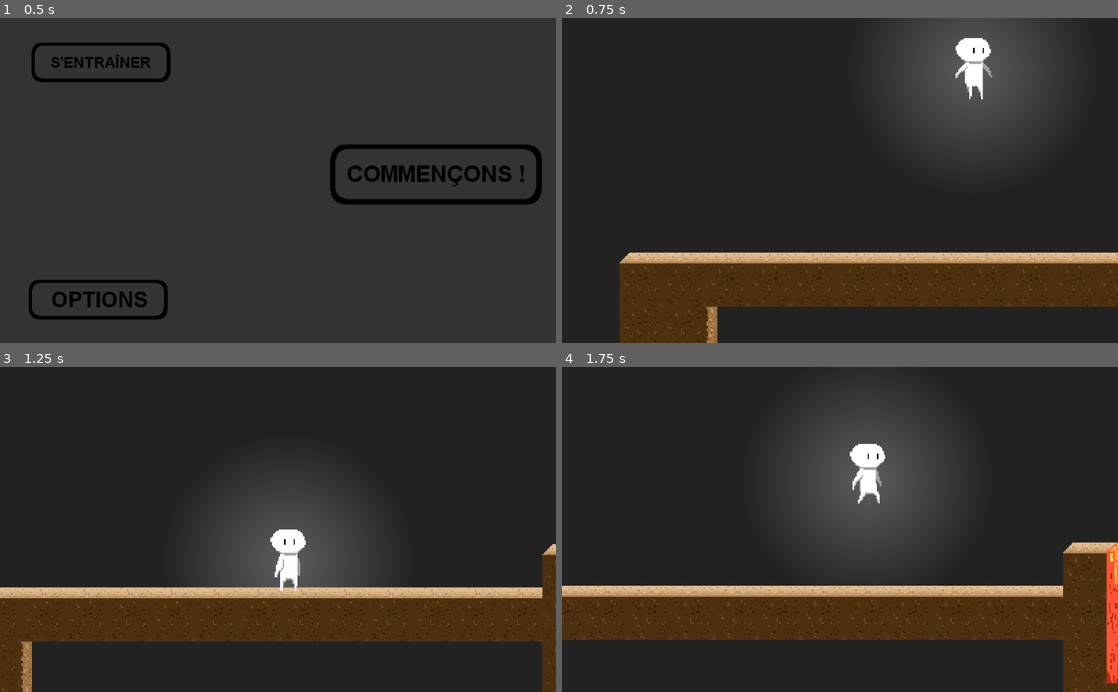
Above: before the commit, frames 1-4 (two rows, left to right).
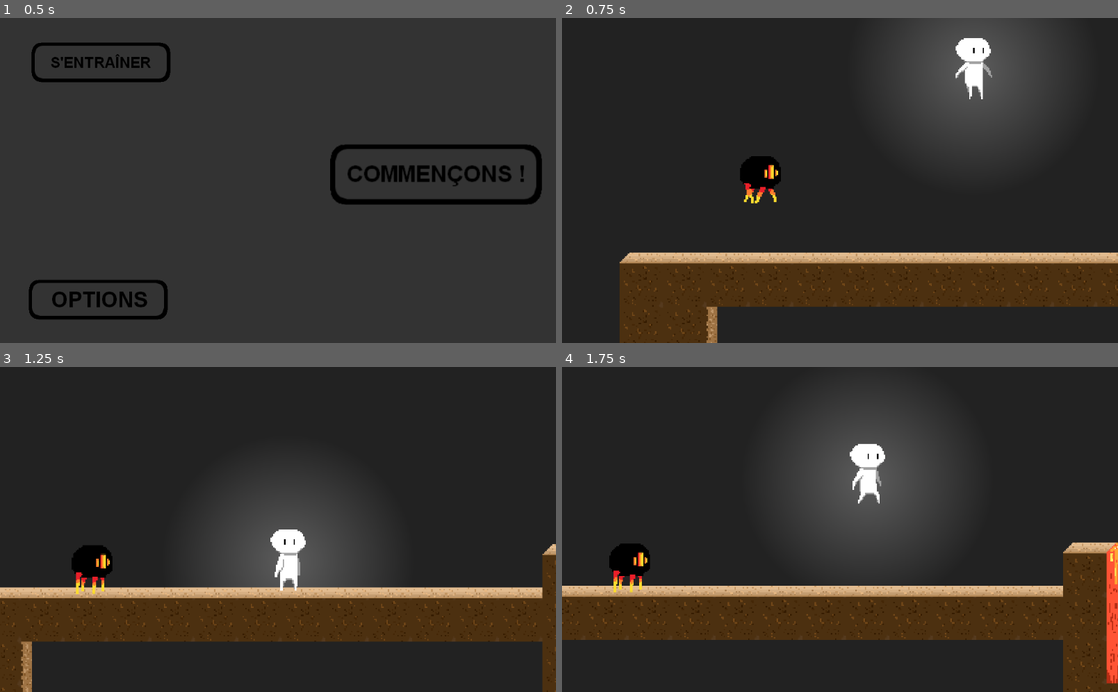
Above: after the commit, the same moments.

Repository: sSolal/GameJam
Game: Godot game, scene res://Scenes/Menu.tscn
Same seed, same stepped clock (60 frames per second), same inputs: the game is played once before the commit and once after it.
Inputs (mouse positions are in pixels of both pictures, inside the frame that each line leads up to):
- Up to frame 1 (0.5 s): no input
- Up to frame 2 (0.75 s): click (995, 174) at 0.5 s
- Up to frame 3 (1.25 s): no input
- Up to frame 4 (1.75 s): hold Right (ui_right) from 1.28 s (still down); tap Up (ui_up) at 1.52 s

Frame 1 is identical in both runs. In frame 2, 0.8% of the frame differs, in the area x 32-40%, y 42-58%; in frame 3, 0.8%; in frame 4, 0.8%.

Commit message:
Araignée trop cool !

Diff:
--- a/Scenes/Main.tscn
+++ b/Scenes/Main.tscn
@@ -1,10 +1,11 @@
-[gd_scene load_steps=6 format=2]
+[gd_scene load_steps=7 format=2]
 
 [ext_resource path="res://Scripts/Camera2D.gd" type="Script" id=1]
 [ext_resource path="res://Scenes/Player.tscn" type="PackedScene" id=2]
-[ext_resource path="res://Scripts/World.gd" type="Script" id=3]
-[ext_resource path="res://Ressources/Tilesets/tileset0.tres" type="TileSet" id=4]
-[ext_resource path="res://Ressources/Tilesets/tileset1.tres" type="TileSet" id=5]
+[ext_resource path="res://Scenes/Spider.tscn" type="PackedScene" id=3]
+[ext_resource path="res://Scripts/World.gd" type="Script" id=4]
+[ext_resource path="res://Ressources/Tilesets/tileset0.tres" type="TileSet" id=5]
+[ext_resource path="res://Ressources/Tilesets/tileset1.tres" type="TileSet" id=6]
 
 [node name="Node" type="Node"]
 
@@ -27,13 +28,18 @@
 position = Vector2( 740.236, 70.7003 )
 z_index = 1
 
+[node name="Spider" parent="." instance=ExtResource( 3 )]
+position = Vector2( 580.411, 147.806 )
+z_index = 1
+PlayerPath = NodePath("../Player")
+
 [node name="World" type="Node2D" parent="."]
-script = ExtResource( 3 )
+script = ExtResource( 4 )
 PlayerPath = NodePath("../Player")
 
 [node name="Meta0" type="TileMap" parent="World"]
 mode = 2
-tile_set = ExtResource( 4 )
+tile_set = ExtResource( 5 )
 cell_size = Vector2( 32, 32 )
 cell_custom_transform = Transform2D( 32, 0, 0, -32, 0, 0 )
 format = 1
--- /dev/null
+++ b/Scenes/Spider.gd
@@ -0,0 +1,20 @@
+extends KinematicBody2D
+
+# Declare member variables here. Examples:
+# var a = 2
+# var b = "text"
+var velocity = Vector2(0,0)
+export (NodePath) var PlayerPath
+var speed = 25
+var player
+# Called when the node enters the scene tree for the first time.
+func _ready():
+	player = get_node(PlayerPath)
+
+# Called every frame. 'delta' is the elapsed time since the previous frame.
+func _process(delta):
+	velocity.y+=981*delta
+	$AnimatedSprite.flip_h = position.x-player.position.x<0
+	velocity.x = speed*(int($AnimatedSprite.flip_h)-0.5)*2
+
+	move_and_slide(velocity, Vector2(0,-1))
--- /dev/null
+++ b/Scenes/Spider.tscn
@@ -0,0 +1,27 @@
+[gd_scene load_steps=7 format=2]
+
+[ext_resource path="res://Scenes/Spider.gd" type="Script" id=1]
+[ext_resource path="res://Ressources/Spider walk/Spider walk 01.png" type="Texture" id=2]
+[ext_resource path="res://Ressources/Spider walk/Spider walk 02.png" type="Texture" id=3]
+[ext_resource path="res://Ressources/Spider walk/Spider walk 03.png" type="Texture" id=4]
+[ext_resource path="res://Ressources/Spider walk/Spider walk 04.png" type="Texture" id=5]
+
+[sub_resource type="SpriteFrames" id=1]
+animations = [ {
+"frames": [ ExtResource( 2 ), ExtResource( 3 ), ExtResource( 4 ), ExtResource( 5 ) ],
+"loop": true,
+"name": "default",
+"speed": 7.0
+} ]
+
+[node name="Spider" type="KinematicBody2D"]
+script = ExtResource( 1 )
+
+[node name="CollisionPolygon2D" type="CollisionPolygon2D" parent="."]
+position = Vector2( 0, -9 )
+polygon = PoolVector2Array( 0.378448, -5.25961, 12.0926, -0.968269, 16.8479, 6.22263, 15.9201, 18.6327, 12, 30, -9, 30, -11.6765, 20.0883, -14.6765, 11.0883, -11.6765, -0.911667 )
+
+[node name="AnimatedSprite" type="AnimatedSprite" parent="."]
+position = Vector2( -0.323532, -8.08833 )
+frames = SubResource( 1 )
+playing = true
Not shown, added: Dessin principal du jeu.png.import
Renamed: Spider walk/Spider walk 01.png -> Ressources/Spider walk/Spider walk 01.png
Not shown, added: Ressources/Spider walk/Spider walk 01.png.import
Renamed: Spider walk/Spider walk 02.png -> Ressources/Spider walk/Spider walk 02.png
Not shown, added: Ressources/Spider walk/Spider walk 02.png.import
Renamed: Spider walk/Spider walk 03.png -> Ressources/Spider walk/Spider walk 03.png
Not shown, added: Ressources/Spider walk/Spider walk 03.png.import
Renamed: Spider walk/Spider walk 04.png -> Ressources/Spider walk/Spider walk 04.png
Not shown, added: Ressources/Spider walk/Spider walk 04.png.import
Not shown: 3 places in Scenes/Main.tscn that only renumber resources
